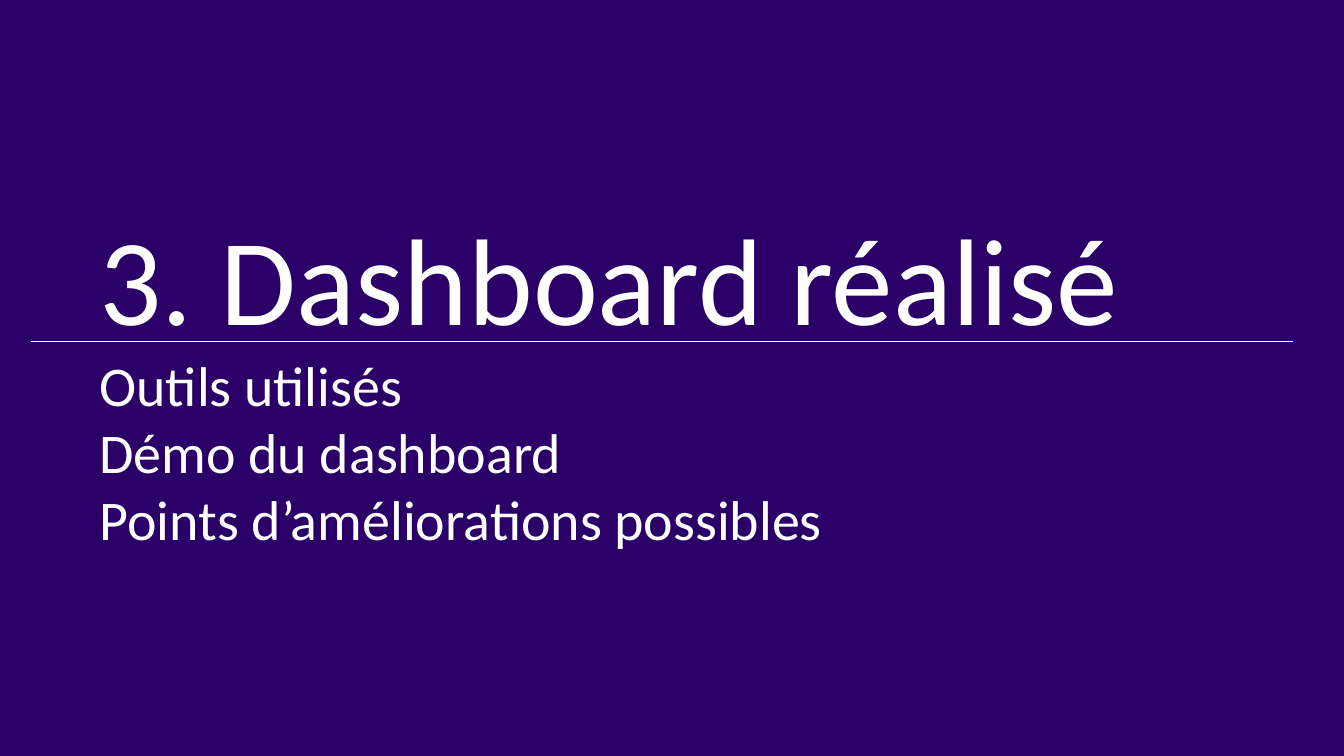
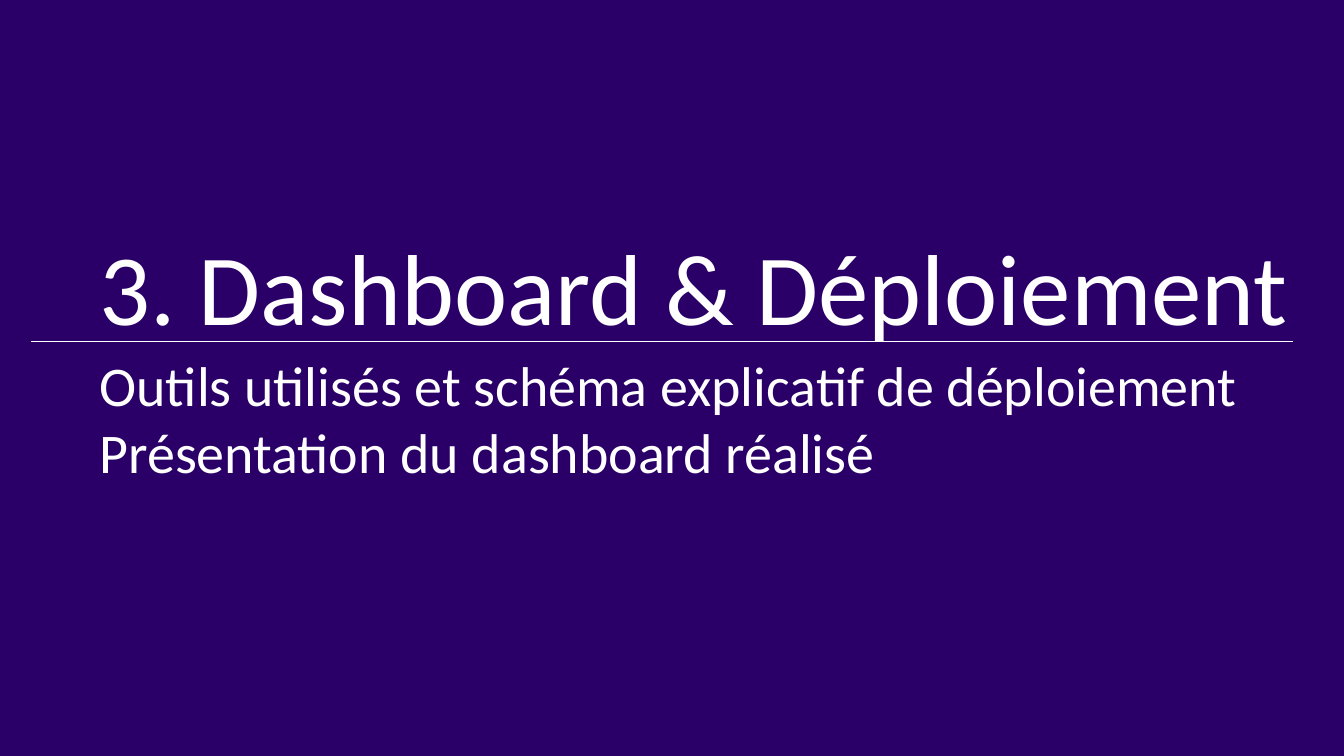
Before and after one commit to EtudiantOC2/implement_scoring_model_v2, a slide deck: slide 14 of evaluation/P7_Presentation.pptx. Drawn at 1344x756 pixels with LibreOffice and Linux fonts; fonts in the diff are those of the drawing. Boxes give left, top, right and bottom in pixels: in the first picture for what was removed or moved away, otherwise in the second. Text is boxed around its words. In the diff, an @@ line names an element or a change of style, - is before the commit and + after.

```diff
--- a/evaluation/P7_Presentation.pptx
+++ b/evaluation/P7_Presentation.pptx
@@ text in rectangle at (100, 255, 1288, 474): text changed @@
-3. Dashboard réalisé
-Outils utilisés
-Démo du dashboard
-Points d’améliorations possibles
+3. Dashboard & Déploiement
+Outils utilisés et schéma explicatif de déploiement
+Présentation du dashboard réalisé
```
Also in this commit, not shown: 13 other slides changed, 1 slide removed, 2 other files.
